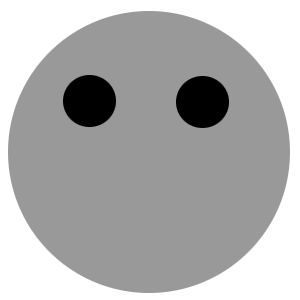
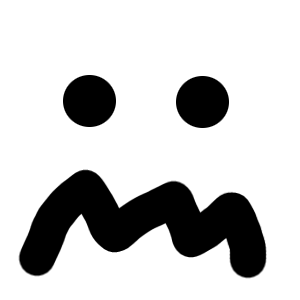
Layers edited between the first and the second 300×300 image:
added layer "bad" above "eyes" over [18, 169, 267, 279]
hid "shape" over [8, 11, 290, 293]
